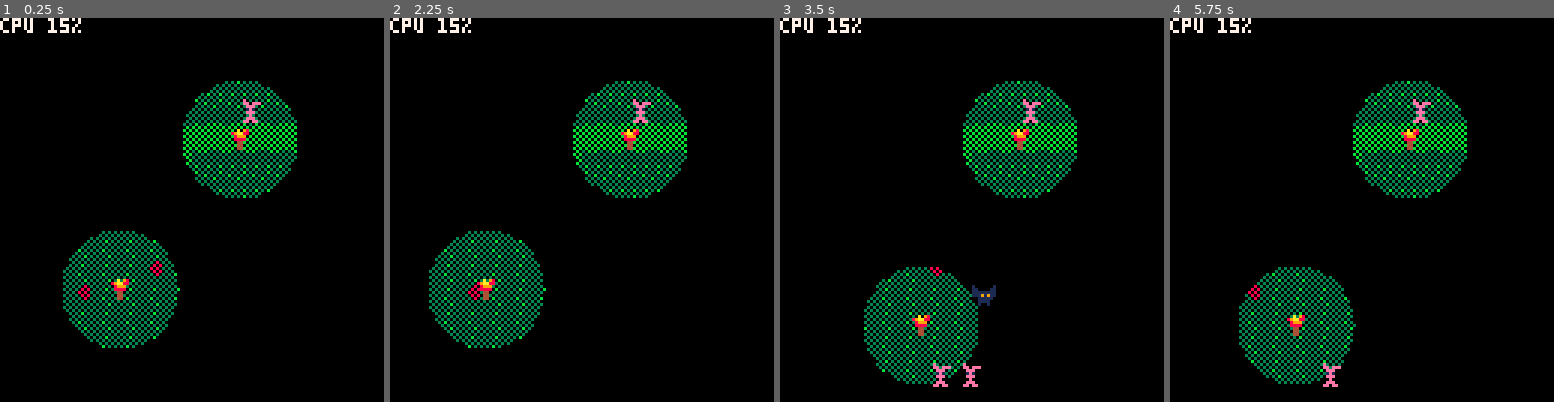
Above: before the commit, frames 1-4 (left to right).
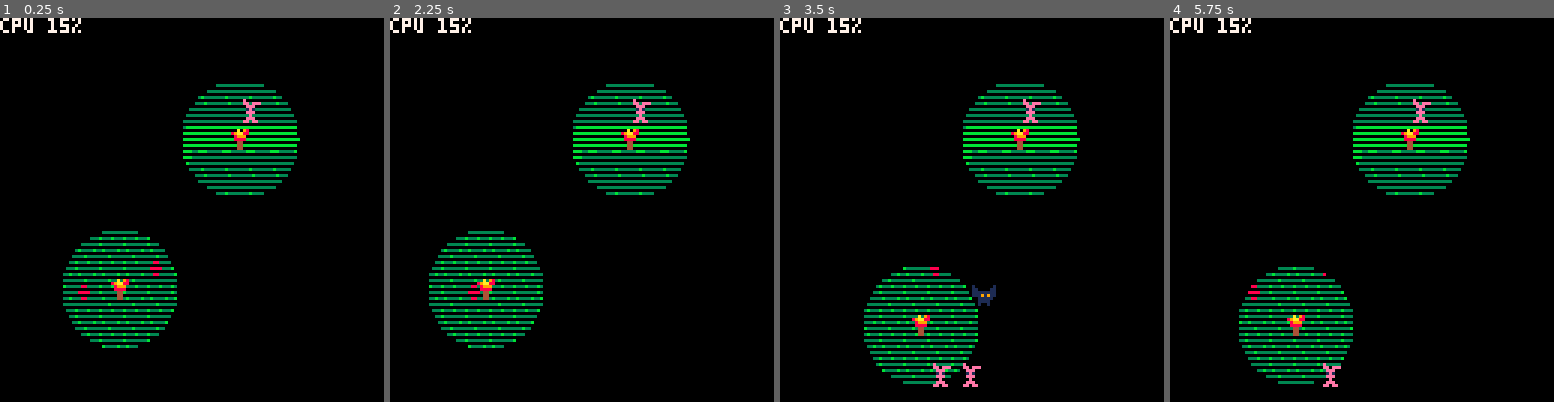
Above: after the commit, the same moments.

Repository: Cuttleshock/PICO-8-recipes
Game: PICO-8 cartridge light.p8
Same seed, same stepped clock (60 frames per second), same inputs: the game is played once before the commit and once after it.
Inputs:
- Up to frame 1 (0.25 s): no input
- Up to frame 2 (2.25 s): tap X (X key) at 1.07, 2.07 s; hold Left from 1.97 s (still down)
- Up to frame 3 (3.5 s): release Left at 2.37 s; tap X (X key) every 0.33 s from 2.4 to 3.4 s; hold Down 2.42-2.82 s; hold Right from 2.87 s (still down)
- Up to frame 4 (5.75 s): release Right at 3.53 s; hold Up 3.58-4.08 s; tap X (X key) every 0.33 s from 3.73 to 5.73 s; hold Right 4.13-4.53 s; hold Down 4.58-5.08 s; hold Left from 5.13 s (still down)

The runs differ from the first frame. In frame 1, 7.2% of the frame differs, in the area x 16-79%, y 16-86%; in frame 2, 7.2%; in frame 3, 7.1%; in frame 4, 7.2%.

Commit message:
Fix taking/sharing flames

Diff:
--- a/light.p8
+++ b/light.p8
@@ -19,6 +19,8 @@
 }
 
 CHECKERBOARD=0b1010010110100101
+ANTI_CHECKERBOARD=(~CHECKERBOARD)&0xffff
+TORCH_OFF=0xffff
 
 actors={}
 torches={}
@@ -30,15 +32,15 @@
 
 -- ignores overlap between torches
 function take_torch(dest, src)
-	dest.bitfield=dest.bitfield|src.bitfield
-	src.bitfield=0
+	dest.bitfield=dest.bitfield&src.bitfield
+	src.bitfield=TORCH_OFF
 end
 
 -- ignores overlap between torches
 function share_torch(src, dest)
 	local tmp=src.bitfield
-	dest.bitfield=tmp&(~CHECKERBOARD|0xffff)
-	src.bitfield=tmp&CHECKERBOARD
+	dest.bitfield=tmp|CHECKERBOARD
+	src.bitfield=tmp|ANTI_CHECKERBOARD
 end
 
 function find_interactable_torch(player)
@@ -96,14 +98,13 @@
 
 function draw_torches()
 	for t in all(torches) do
-		if t.bitfield==0 then
+		if t.bitfield==TORCH_OFF then
 			spr(33,t.x-4,t.y-4)
 		else
 			spr(34,t.x-4,t.y-4)
 		end
 	end
 end
-
 
 function draw_plain_stripes(torch, col)
 	rectfill(0,0,127,torch.y-torch.r,col)
@@ -168,8 +169,8 @@
 	add_actor(bat_base,64,88)
 	add_actor(bat_base,100,108)
 
-	add_torch(40,90,20,CHECKERBOARD)
-	add_torch(80,40,20,~CHECKERBOARD&0xffff)
+	add_torch(40,90,20,0b1111000011110000)
+	add_torch(80,40,20,0b0000111100001111)
 end
 
 function _update()
@@ -177,8 +178,8 @@
 
 	if interactable then
 		if btnp(❎) then
-			if interactable.bitfield!=0 then
-				take_torch(interactable,torches[1])
+			if interactable.bitfield!=TORCH_OFF then
+				take_torch(torches[1],interactable)
 			else
 				share_torch(torches[1],interactable)
 			end
